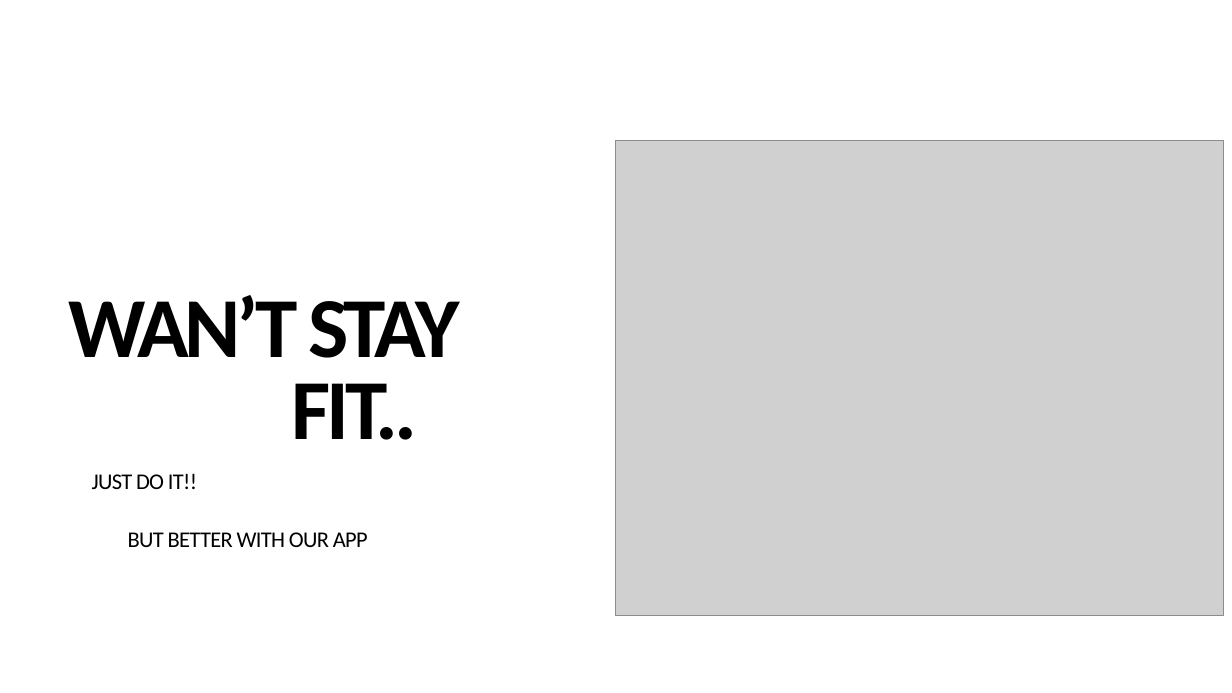
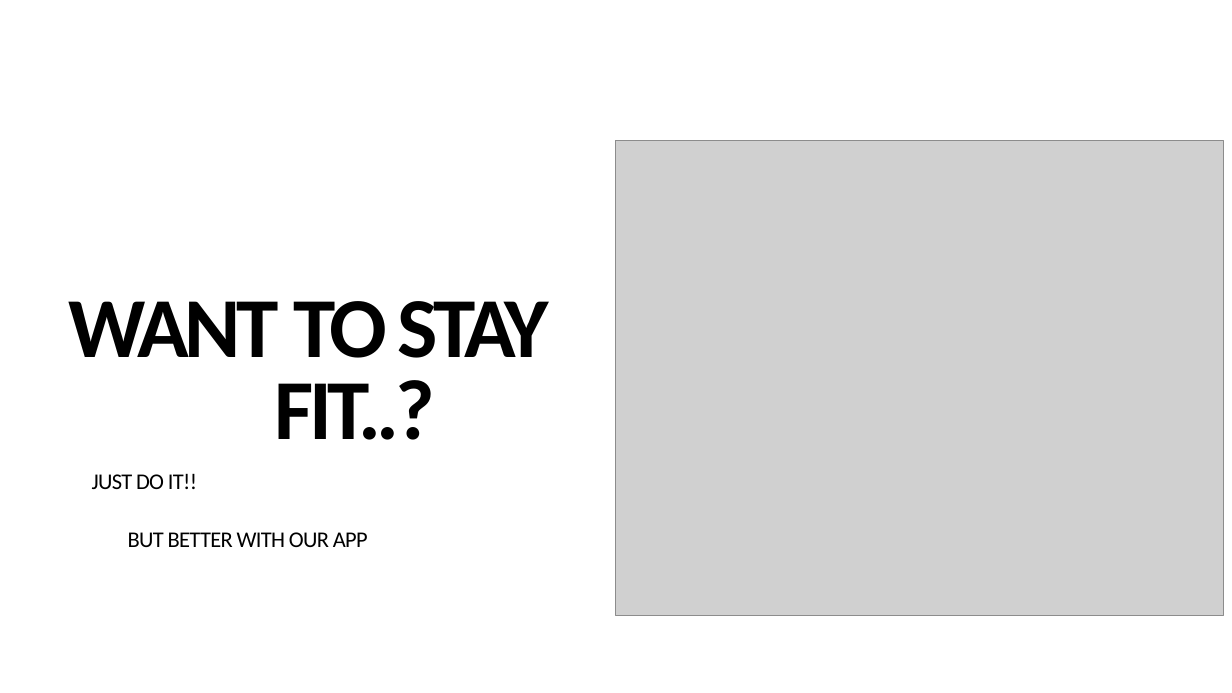
Before and after one commit to VAIMTG02/helloWorld, a slide deck: slide 2 of _IMT2020_GROUP_02_PW01.pptx. Drawn at 1232x693 pixels with LibreOffice and Linux fonts; fonts in the diff are those of the drawing; grey boxes stand for pictures. Boxes give left, top, right and bottom in pixels: in the first picture for what was removed or moved away, otherwise in the second. Text is boxed around its words. In the diff, an @@ line names an element or a change of style, - is before the commit and + after.

```diff
--- a/_IMT2020_GROUP_02_PW01.pptx
+++ b/_IMT2020_GROUP_02_PW01.pptx
@@ title at <box>68,301,549,440</box>: text changed @@
-WAN’T STAY
-FIT..
+WANT TO STAY
+FIT..?
```
Also in this commit, not shown: 1 other file.
